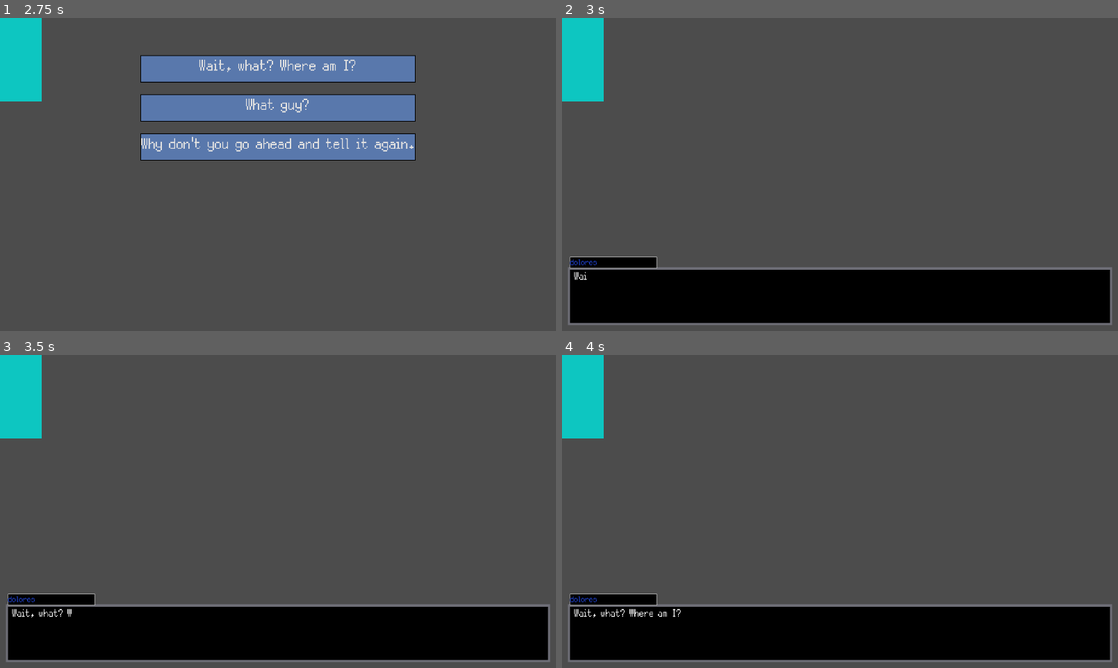
Above: before the commit, frames 1-4 (two rows, left to right).
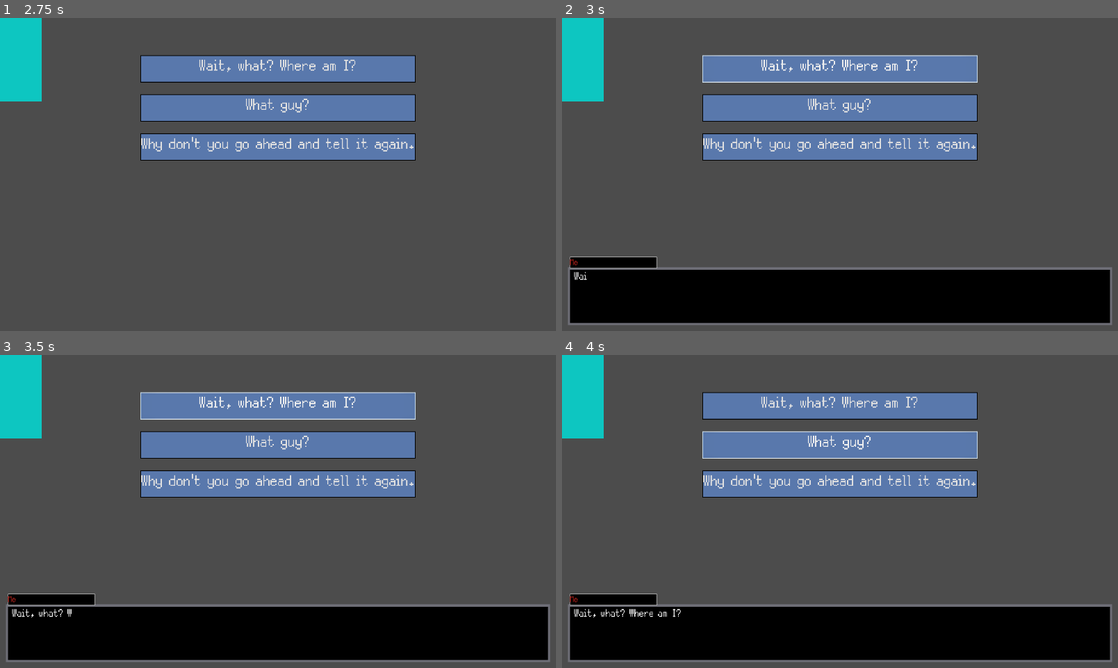
Above: after the commit, the same moments.

Repository: Bmoel/GMTK-2023
Game: Godot game, scene res://Scenes/MainMenu/main_menu.tscn
Two runs of this game, one before a commit and one after it. Both use one fixed random seed, a clock stepped at 60 frames per second and the inputs below.
Inputs (mouse positions are in pixels of both pictures, inside the frame that each line leads up to):
- Up to frame 1 (2.75 s): click "Start" at 0.5 s; tap Enter (Enter) at 1.25, 2.1 s; hold Up (ui_up) 1.28-2.03 s; hold Enter (Enter) 1.28-2.03 s; tap Space at 2 s; hold Down (ui_down) from 2.03 s (still down)
- Up to frame 2 (3 s): release Down (ui_down) at 2.75 s; click "Wait, what? Where am I?" at 2.75 s
- Up to frame 3 (3.5 s): no input
- Up to frame 4 (4 s): click (840, 445) at 3.5 s, where only the run after the commit has a clickable "What guy?"

Frame 1 is identical in both runs. In frame 2, 13% of the frame differs, in the area x 1-75%, y 11-80%; in frame 3, 13%; in frame 4, 13%.

Commit message:
Bug fixes and QOA for dialogue

Diff:
--- a/game/Scenes/Executive/DecisionButtons.gd
+++ b/game/Scenes/Executive/DecisionButtons.gd
@@ -22,7 +22,7 @@
 		newTexts.append(responseString)
 	for i in range(numButtons + 1, 5):
 		newTexts.append("")
-		hide_button(i + 1)
+		hide_button(i)
 	changeButtonTexts(newTexts)
 
 #Changes all internal texts of buttons
--- a/game/Scenes/Executive/Executive.gd
+++ b/game/Scenes/Executive/Executive.gd
@@ -4,13 +4,15 @@
 
 var _characters = []
 var _currentCharID:int
-var _pendingDialogueKey:String
+onready var _pendingDialogueKey = null
 onready var decisionButtons = $ButtonLayer/DecisionButtons
+var exposureLevel:int
 
 # Called when the node enters the scene tree for the first time.
 func _ready():
 	# warning-ignore:return_value_discarded
 	decisionButtons.connect("recenter_buttons", self, "_recenter_buttons")
+	GlobalSignals.connect("textbox_empty", self, "_playPendingDialogue")
 	initializeCharacters()
 	playGame()
 
@@ -94,6 +96,8 @@
 	var dialogueString = dialogueContainer[0]
 	var responseKeys = dialogueContainer[1]
 	var actionKeys = dialogueContainer[2]
+	if len(dialogueString) > 60:
+		decisionButtons.changeButtonWidths(2)
 	$textBox.queue_text(dialogueString, _characters[_currentCharID]._charName, _characters[_currentCharID]._charColor)
 	decisionButtons._responseKeys = []
 	decisionButtons._responseStrings = []
@@ -113,10 +117,10 @@
 	var responseString = responseContainer[0]
 	var dialogueKey = responseContainer[1]
 	var actionKeys = responseContainer[2]
-	$textBox.queue_text(responseString, "ME", "red")
+	$textBox.queue_text(responseString, "Me", "red")
 	for key in actionKeys:
 		playAction(key)
-	playDialogue(dialogueKey)
+	_pendingDialogueKey = dialogueKey
 
 """
 /*
@@ -127,7 +131,15 @@
 */
 """
 func playAction(actionKey):
-	pass
+	if actionKey == "midExposure":
+		raiseExposure(5)
+	if actionKey == "highExposure":
+		raiseExposure(10)
+
+func raiseExposure(level:int):
+	exposureLevel += level
+	if exposureLevel > 30:
+		print("You died!")
 
 """
 /*
@@ -143,15 +155,30 @@
 	var responseDict = {}
 	if character == "dolores":
 		dialogueDict["d1a"] = ["I don't know what you think you're going to get out of me. I already told you, I never met the guy.", ["r1a", "r1b", "r1c"], []]
-		responseDict["r1a"] = ["Wait, what? Where am I?", "d2a", []]
-		responseDict["r1b"] = ["What guy?", "d2b", []]
+		responseDict["r1a"] = ["Wait, what? Where am I?", "d2a", ["highExposure"]]
+		responseDict["r1b"] = ["What guy?", "d2b", ["midExposure"]]
 		responseDict["r1c"] = ["Why don't you go ahead and tell it again.", "d2c", []]
 		dialogueDict["d2a"] = ["Hello? What do you mean? You said you were a detective?", ["r2a", "r2b"], []]
-		dialogueDict["d2b"] = ["The murder victim. I told you I'd never met him before. Why are you interrogating me?", ["r2c", "r2d"], []]
-		dialogueDict["d2c"] = ["Ugh. You could just take notes, you know. But fine. I was ... (TBC)", ["r2e", "r2f"], []]
-		responseDict["r2a"] = ["I'm not a detective. Where the hell am I? Who are you?", "d3a", []]
+		dialogueDict["d2b"] = ["The murder victim. I told you I'd never met him before tonight. Why are you interrogating me?", ["r2c", "r2d"], []]
+		dialogueDict["d2c"] = ["Ugh. You could just take notes, you know. But fine. I thought he seemed a rather boring fellow. Going on and on about Nascar, or whatever those racecars are they have in Europe. You must have thought so too. Then the lights went out, and I heard that awful shriek. I screamed too, you know. And when the lights came back on I was still seated exactly where I had been. This same seat. Did I miss anything?", ["r2e", "r2f"], []]
+		responseDict["r2a"] = ["I'm not a detective. Where the hell am I? Is that the moon out the window?", "d3a", ["highExposure"]]
 		responseDict["r2b"] = ["I mean from your perspective, where am I? What does this place mean to you? Why are you here?", "d3b", []]
+		responseDict["r2c"] = ["But you might have seen something.", "d3c", ["midExposure"]]
+		responseDict["r2d"] = ["Well, what were your first impressions of him?", "d3d", []]
+		dialogueDict["d3a"] = ["What are you talking about? We were enjoying a nice dinner together, you know, polite chit-chat before our host arrived, nothing serious, when suddenly Mr. ... Martin here was STABBED. Is this ringing a bell? Are you suffering from shock?", ["0"], []]
+		dialogueDict["d3b"] = ["Well ... it's the home of my ... associate. Mr. Franklin Devino Rotwell. He invited me to this gorgeous mansion of his to discuss a business proposition. When I arrived I found several strangers: you, Mr. Arcwright, and Mr. ... Martin, God rest his soul waiting. It was to be a joint proposition, was my thinking. Now I don't know what to think.", ["0"], []]
+		dialogueDict["d3c"] = ["It was pitch black. Do you mistake me for a rabbit?", ["0"], []]
+		dialogueDict["d3d"] = ["I thought he seemed a rather boring fellow. Going on and on about Nascar, or whatever those racecars are they have in Europe. Still, he hardly deserved to be STABBED for that! He seemed a nice enough guy.", ["0"], []]
+		dialogueDict["0"] = ["END OF DIALOGUE REACHED", ["0"], []]
+		responseDict["0"] = ["END OF RESPONSES REACHED", "0", []]
 	return [dialogueDict, responseDict]
 
 func _recenter_buttons(width:int):
 	decisionButtons.rect_position.x = get_viewport_rect().size.x / 2 - (width/2)
+
+
+func _playPendingDialogue():
+	if _pendingDialogueKey != null:
+		var key = _pendingDialogueKey
+		_pendingDialogueKey = null
+		playDialogue(key)
--- a/game/Scenes/textBox/textBox.gd
+++ b/game/Scenes/textBox/textBox.gd
@@ -109,6 +109,7 @@
 		$TopBox.hide()
 	#pushes text onto queue
 	text_queue.push_back(next_text)
+	print(_topBox.bbcode_text)
 
 """
 /*
@@ -119,6 +120,7 @@
 */
 """
 func set_top_box_text(text_in, color_in):
+	print("got " + color_in)
 	var color_code = Global.getColorCode(color_in)
 	var mod_text = "[color=" + color_code + "]" + text_in +  "[/color]"
 	_topBox.bbcode_text = mod_text
